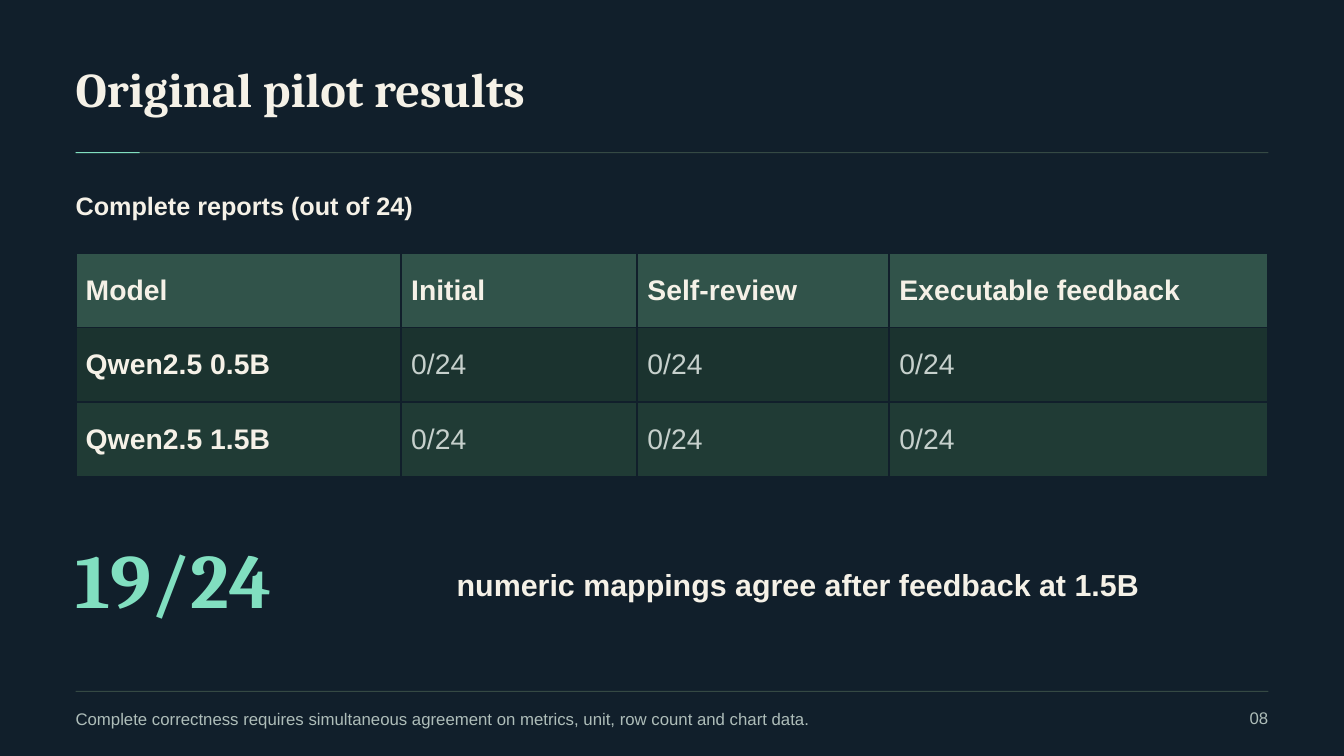
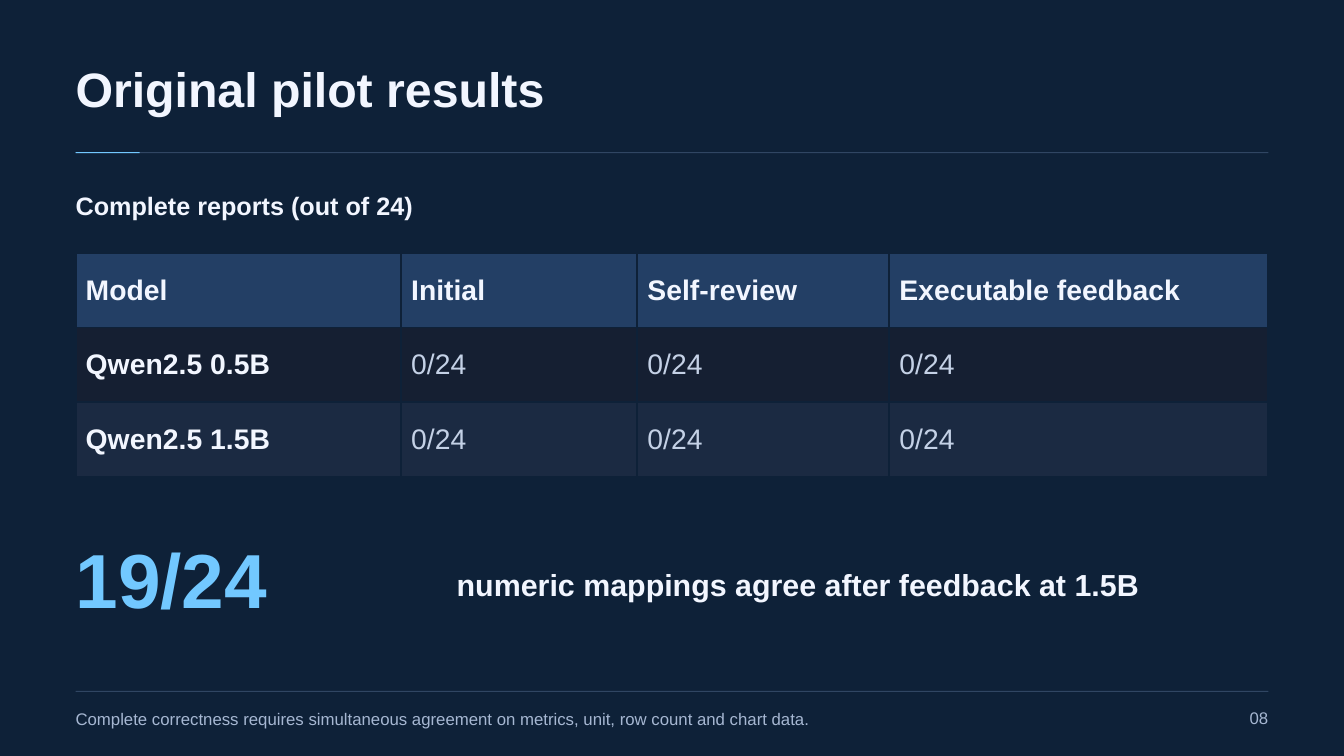
Before and after one commit to naazzarov/trustverify-ai-analysis, a slide deck: slide 8 of presentation/TrustVerify-Dark-Defense.pptx. Drawn at 1344x756 pixels with LibreOffice and Linux fonts; fonts in the diff are those of the drawing. Boxes give left, top, right and bottom in pixels: in the first picture for what was removed or moved away, otherwise in the second. Text is boxed around its words. In the diff, an @@ line names an element or a change of style, - is before the commit and + after.

```diff
--- a/presentation/TrustVerify-Dark-Defense.pptx
+++ b/presentation/TrustVerify-Dark-Defense.pptx
@@ background #111F2B to #0E2138 @@
@@ text "Original pilot results" at <box>76,72,544,116</box>: font Cambria to Arial, text colour #F5F1E7 to #F2F6FF @@
@@ rectangle at <box>76,152,1268,153</box>: fill #354944 to #304663 @@
@@ rectangle at <box>76,152,140,153</box>: fill #81DFC0 to #72C8FF @@
@@ text "Complete reports (out of 24)" at <box>76,196,412,220</box>: text colour #F5F1E7 to #F2F6FF @@
@@ table at <box>76,253,1268,477</box> @@
@@ fill #31534A to #233F65 in row 1 @@
@@ fill #1B332F to #151F32 in row 2 @@
@@ fill #203B35 to #1B2A42 in row 3 @@
@@ text colour #F5F1E7 to #F2F6FF in "Model", "Initial", "Self-review", "Executable feedback" and 2 more places @@
@@ text colour #C6D0CC to #C4D1E6 in "0/24", "0/24", "0/24", "0/24" and 2 more places @@
@@ borders changed @@
@@ text "19/24" at <box>76,552,268,610</box>: font Cambria to Arial, text colour #81DFC0 to #72C8FF @@
@@ text "numeric mappings agree after feedback ..." at <box>457,574,1139,602</box>: text colour #F5F1E7 to #F2F6FF @@
@@ text "Complete correctness requires simultaneous agreement ..." at <box>76,713,809,729</box>: text colour #AEBDB9 to #A6B7D2 @@
@@ rectangle at <box>76,691,1268,692</box>: fill #354944 to #304663 @@
@@ text "08" at <box>1250,712,1269,724</box>: text colour #AEBDB9 to #A6B7D2 @@
```
Also in this commit, not shown: 21 other slides changed, 7 other files.
